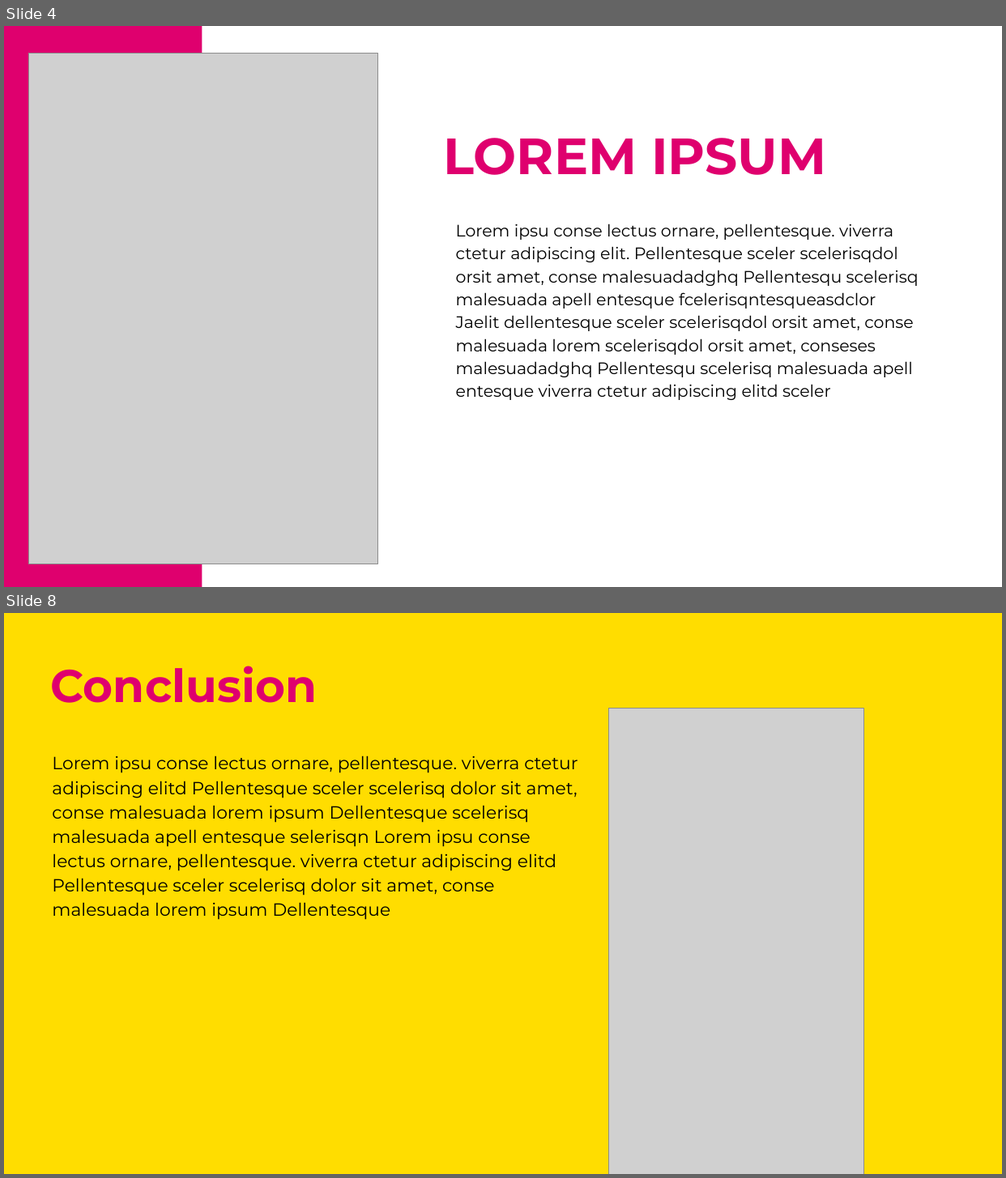
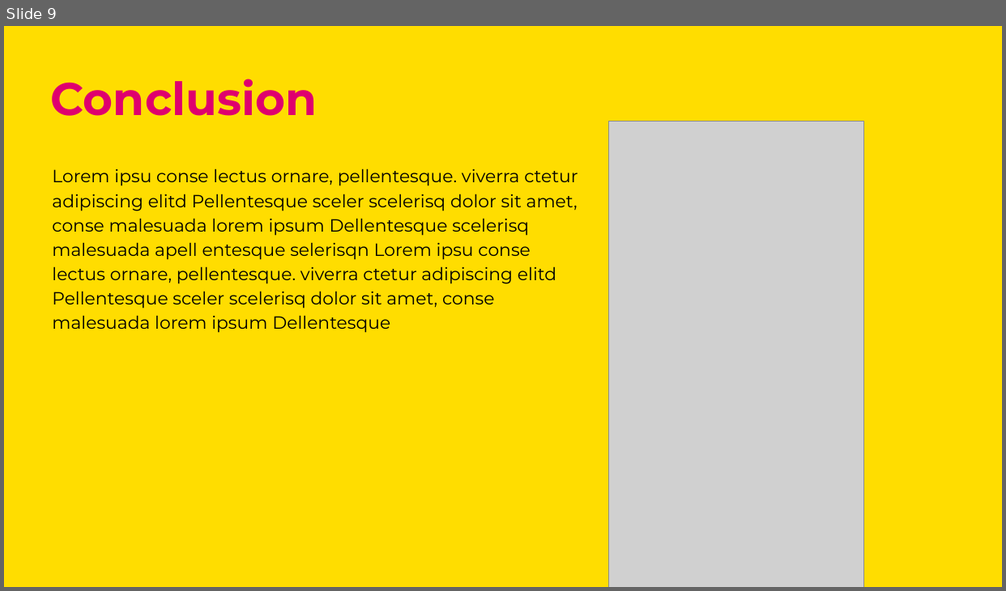
Before and after one commit to Mwenda-Mugambi/Web_Ad_campaign_optimization, a slide deck: Presentation Template.pptx. Shown one above the other, each under a label of ours: slides 4 and 8 before the commit, slide 9 after it; the slides between them are not shown. The pictures are 1006x1178 and 1006x591 pixels, drawn with LibreOffice and Linux fonts; fonts in the diff are those of the drawing; grey boxes stand for pictures. Boxes give left, top, right and bottom in pixels: in the first picture for what was removed or moved away, otherwise in the second. Text is boxed around its words. In the diff, an @@ line names an element or a change of style, - is before the commit and + after.

```diff
--- a/Presentation Template.pptx
+++ b/Presentation Template.pptx
@@ slide 4 removed at (x1=4, y1=26, x2=1002, y2=587), background #FFFFFF @@
@@ rectangle removed at (x1=4, y1=26, x2=202, y2=587) @@
@@ picture removed at (x1=28, y1=54, x2=378, y2=565) @@
@@ text removed at (x1=444, y1=138, x2=826, y2=175) @@
-LOREM IPSUM
@@ text removed at (x1=456, y1=224, x2=918, y2=400) @@
-Lorem ipsu conse lectus ornare, pellentesque. viverra ctetur adipiscing elit. Pellentesque sceler scelerisqdol orsit amet, conse malesuadadghq Pellentesqu scelerisq malesuada apell entesque fcelerisqntesqueasdclor Jaelit dellentesque sceler scelerisqdol orsit amet, conse malesuada lorem scelerisqdol orsit amet, conseses malesuadadghq Pellentesqu scelerisq malesuada apell entesque viverra ctetur adipiscing elitd sceler
@@ what was slide 8 is now slide 9 @@
```
Also in this commit, not shown: 1 slide changed, 6 slides added, 4 other slides removed, 4 other files.
